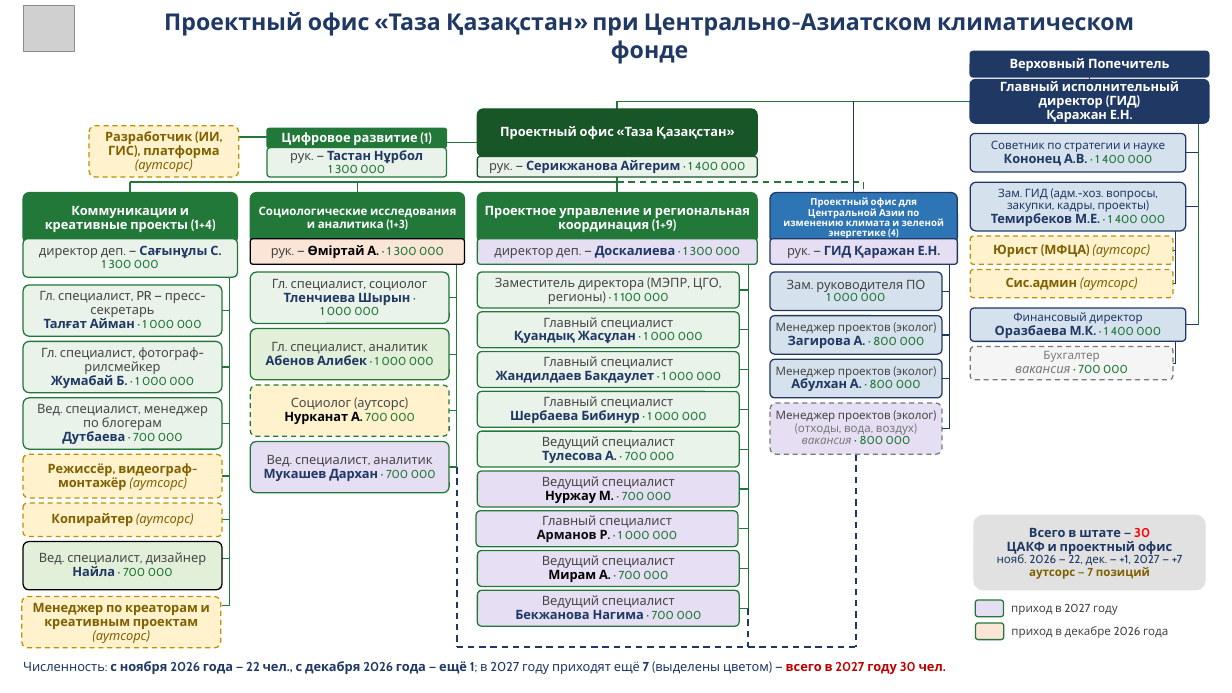
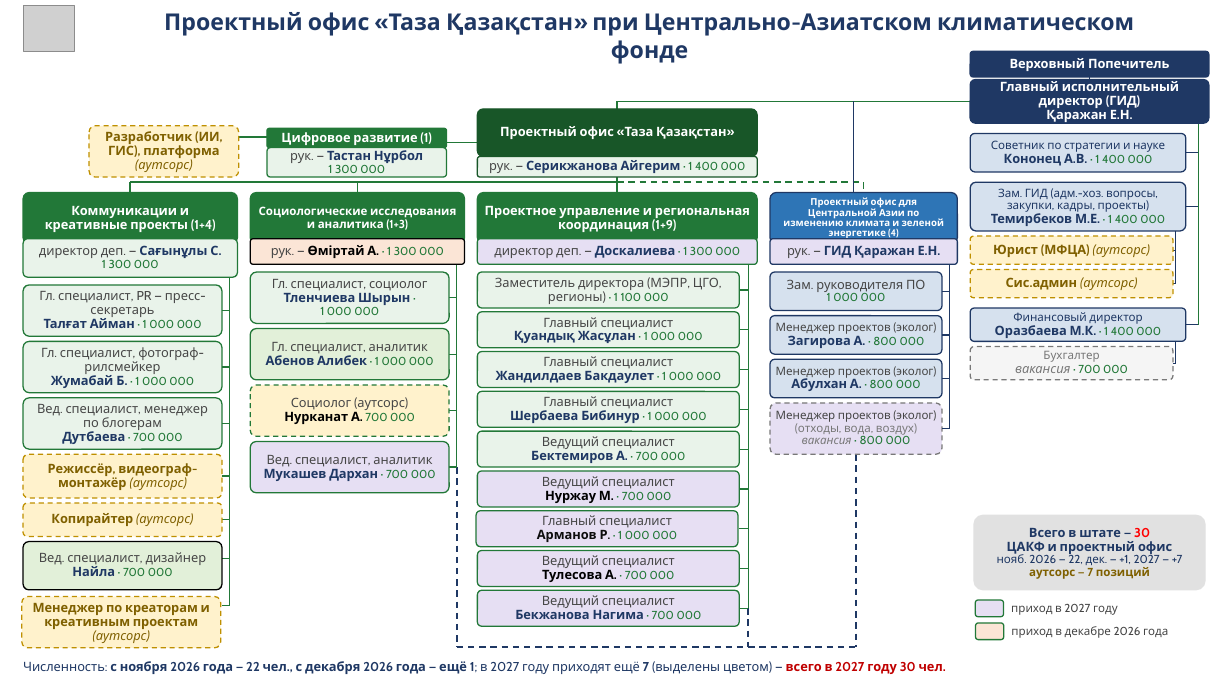
Before and after one commit to murat01042014/obsidian-vault, a slide deck: slide 1 of TAZA/_документы/Структура ЦАКФ и проектного офиса ТК – от Айгерим 20.10.pptx. Drawn at 1232x693 pixels with LibreOffice and Linux fonts; fonts in the diff are those of the drawing; grey boxes stand for pictures. Boxes give left, top, right and bottom in pixels: in the first picture for what was removed or moved away, otherwise in the second. Text is boxed around its words. In the diff, an @@ line names an element or a change of style, - is before the commit and + after.

```diff
--- a/TAZA/_документы/Структура ЦАКФ и проектного офиса ТК – от Айгерим 20.10.pptx
+++ b/TAZA/_документы/Структура ЦАКФ и проектного офиса ТК – от Айгерим 20.10.pptx
@@ text in rounded rectangle at (531,447,686,463): text changed @@
-Тулесова А. · 700 000
+Бектемиров А. · 700 000
@@ text in rounded rectangle at (542,567,675,582): text changed @@
-Мирам А. · 700 000
+Тулесова А. · 700 000
```
Also in this commit, not shown: 5 other files.
